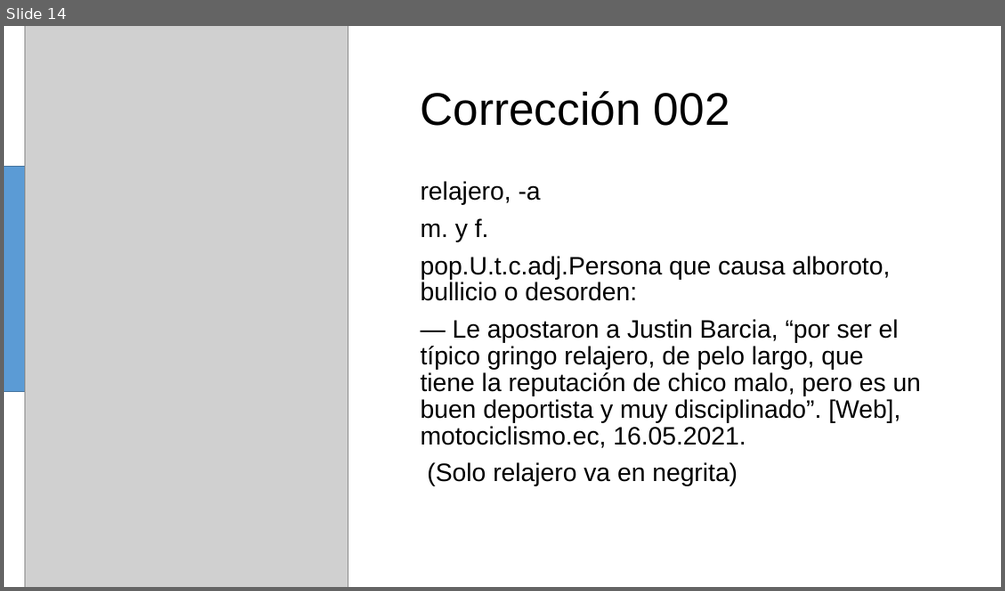
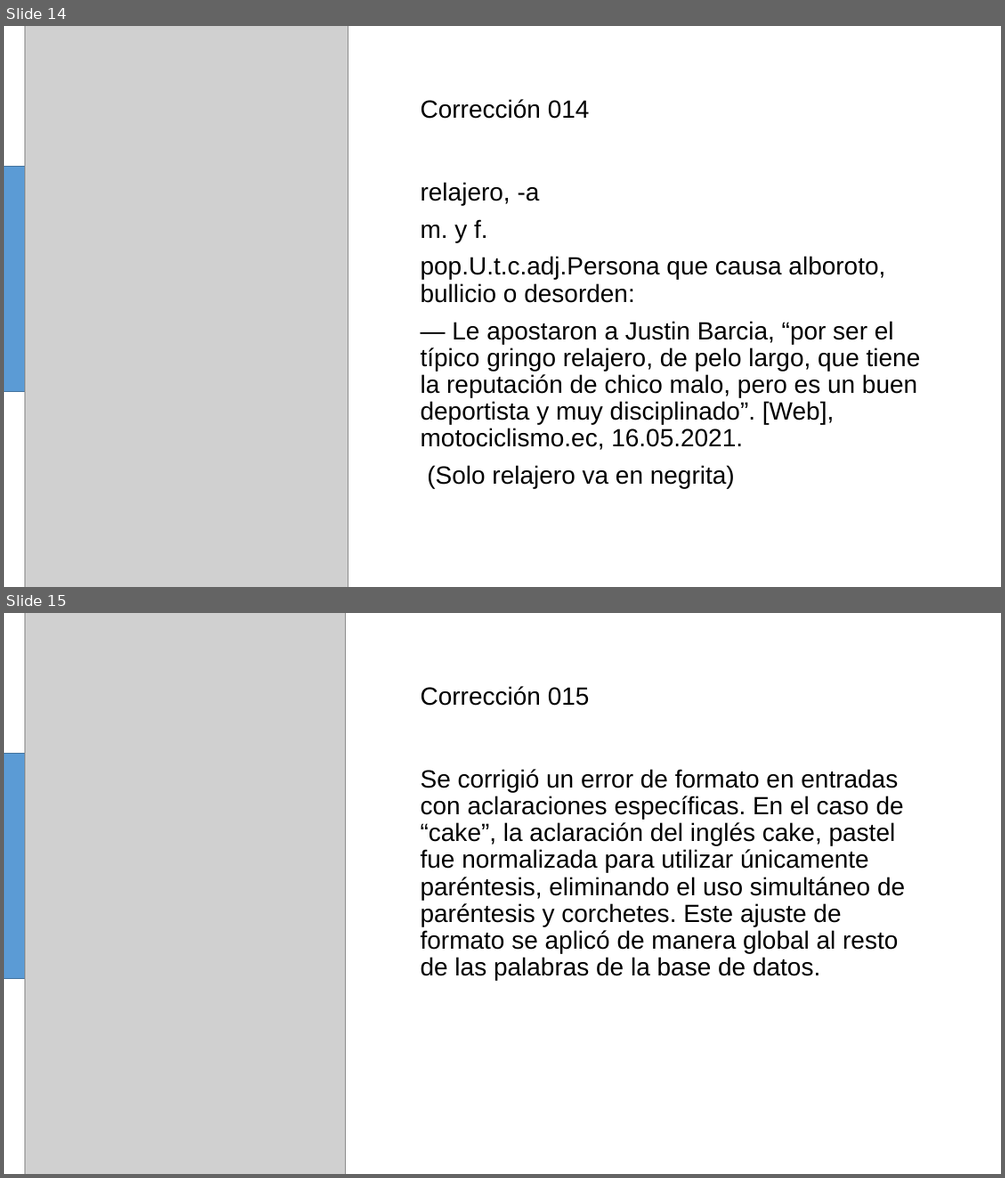
Before and after one commit to omarbramirez/ecuatorianismos, a slide deck: correcciones002.pptx. Shown one above the other, each under a label of ours: slide 14 before the commit, slides 14 and 15 after it. The pictures are 1005x591 and 1005x1178 pixels, drawn with LibreOffice and Linux fonts; fonts in the diff are those of the drawing; grey boxes stand for pictures. Boxes give left, top, right and bottom in pixels: in the first picture for what was removed or moved away, otherwise in the second. Text is boxed around its words. In the diff, an @@ line names an element or a change of style, - is before the commit and + after.

```diff
--- a/correcciones002.pptx
+++ b/correcciones002.pptx
@@ slide 15 added at <box>4,613,1001,1174</box>, background #FFFFFF @@
@@ picture added at <box>25,613,345,1174</box> @@
@@ title added at <box>421,686,590,706</box>, 24 pt, text #000000 @@
+Corrección 015
@@ rectangle added at <box>4,754,25,978</box>, fill #5B9BD5, outline #43739E 1 pt @@
@@ text added at <box>421,769,905,980</box>, 24 pt, text #000000 @@
+Se corrigió un error de formato en entradas con aclaraciones específicas. En el caso de “cake”, la aclaración del inglés cake, pastel fue normalizada para utilizar únicamente paréntesis, eliminando el uso simultáneo de paréntesis y corchetes. Este ajuste de formato se aplicó de manera global al resto de las palabras de la base de datos.
@@ slide 14 changed as well @@
@@ title at <box>421,99,590,119</box>: text changed; size 44 to 24 pt @@
-Corrección 002
+Corrección 014
@@ text "relajero, -a" at <box>421,182,921,488</box>: size 24.3 to 24 pt; line spacing 0.88 to 0.9 @@
```
Also in this commit, not shown: 8 other slides changed, 7 other slides added, 8 slides removed, 13 other files.
